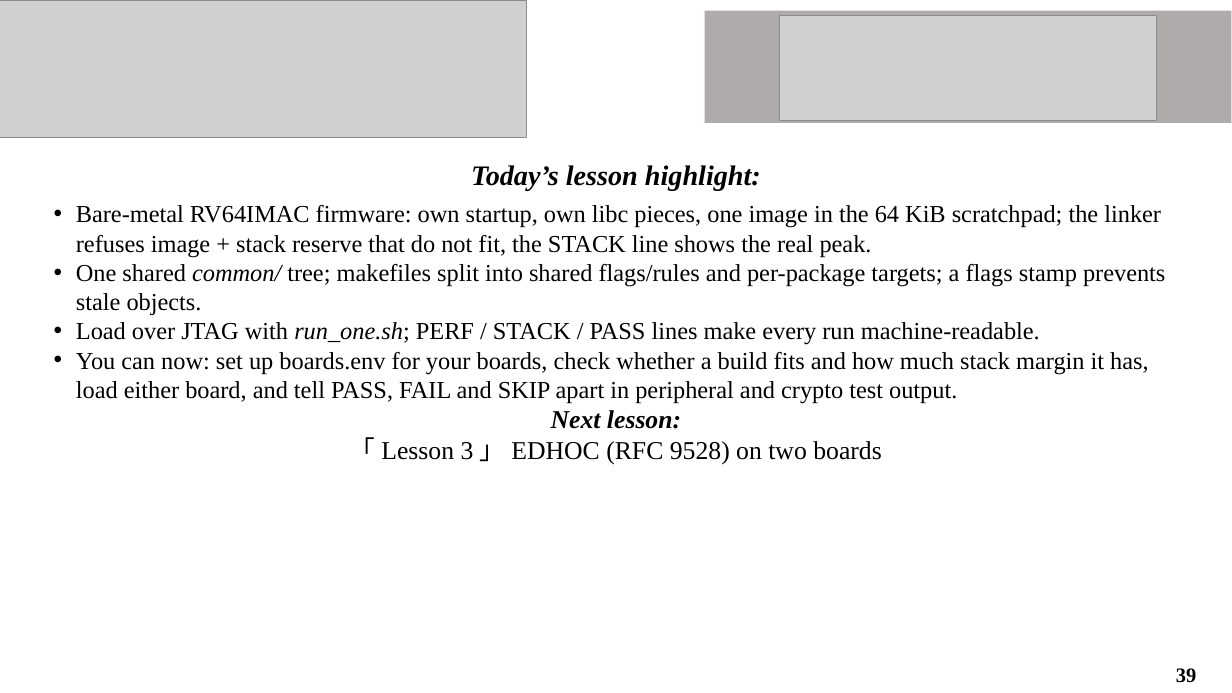
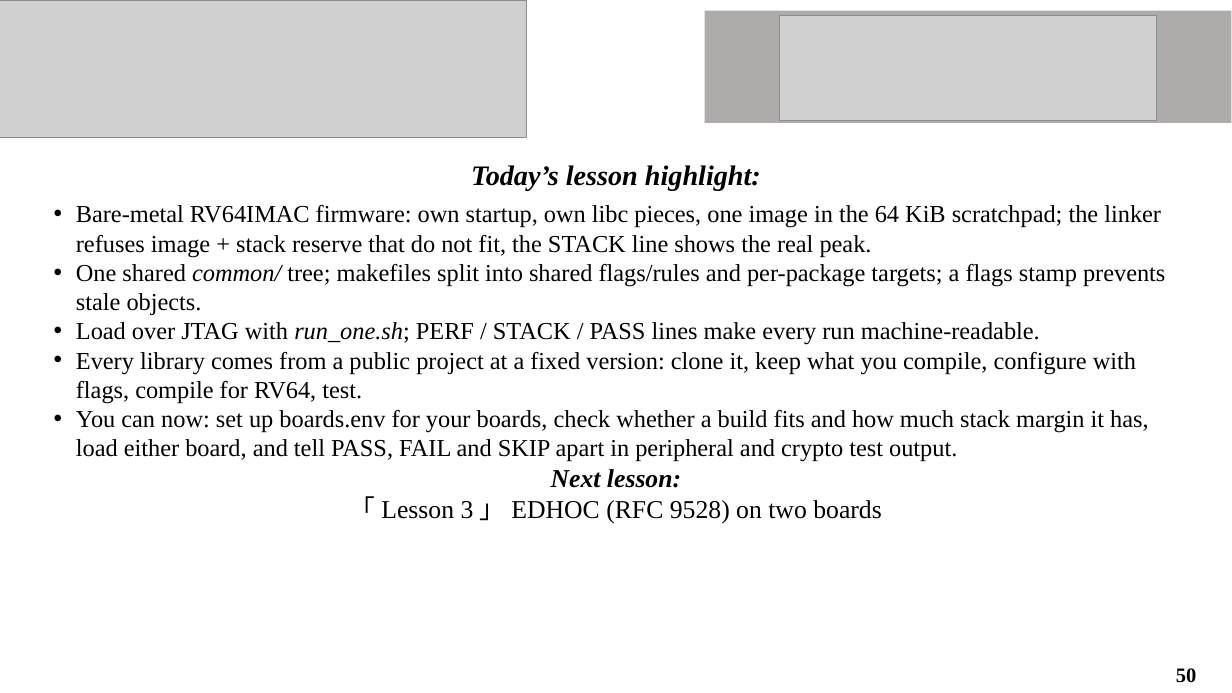
Before and after one commit to Khaiduy/chipyard-edhoc, a slide deck: slide 50 of fpga/sw/export/docs/slides/02_Software_environment_and_tests.pptx (slide 39 before the commit). Drawn at 1232x693 pixels with LibreOffice and Linux fonts; fonts in the diff are those of the drawing; grey boxes stand for pictures. Boxes give left, top, right and bottom in pixels: in the first picture for what was removed or moved away, otherwise in the second. Text is boxed around its words. In the diff, an @@ line names an element or a change of style, - is before the commit and + after.

```diff
--- a/fpga/sw/export/docs/slides/02_Software_environment_and_tests.pptx
+++ b/fpga/sw/export/docs/slides/02_Software_environment_and_tests.pptx
@@ text at [76,352,1136,404]: paragraph added @@
+• Every library comes from a public project at a fixed version: clone it, keep what you compile, configure with flags, compile for RV64, test.
@@ page number at [1176,668,1196,683]: text changed @@
-39
+50
```
Also in this commit, not shown: 12 other slides changed, 11 slides added, 5 other files.
